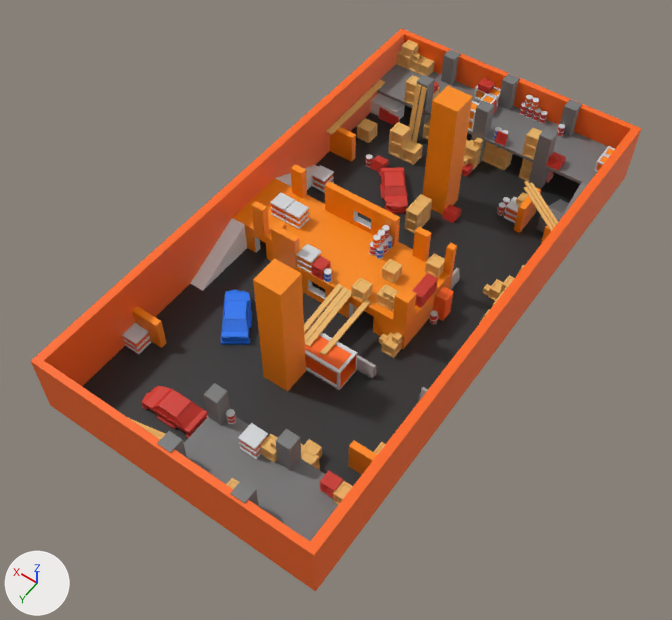
An edit to the glTF model models/gltf/constructionMap.glb, drawn before and after from the same camera.
Both versions are drawn from a 50 mm camera at (-34.8, 63.5, 80.3) aimed at (1.2, 13.1, 1.1). The axes (+X, +Y, +Z) are drawn at lower left. The lights are the same throughout. Where no turn or scale is listed for an object, it has been applied to the vertices.
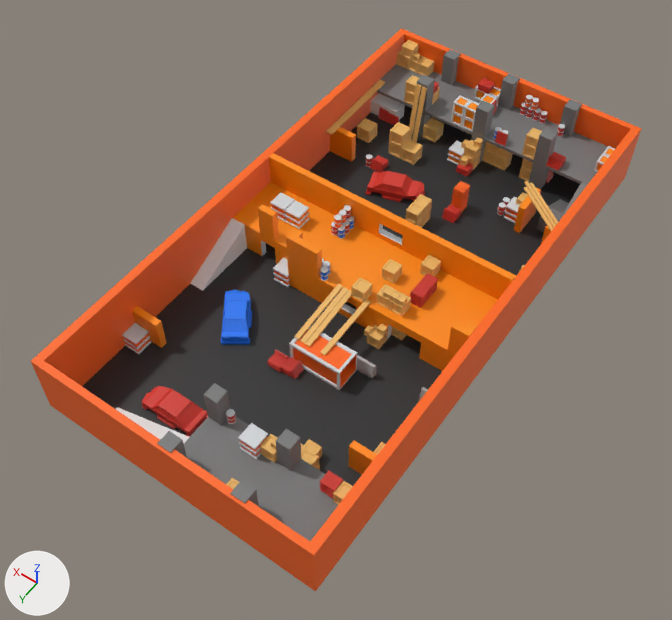
The newer file is also turned or shifted as a whole; pictures and numbers use the older file's frame.

Diff of the bpy script that builds the scene:
```diff
--- a/models/gltf/constructionMap.glb.py
+++ b/models/gltf/constructionMap.glb.py
@@ ob_box_051 @@
 ob_box_051 = bpy.data.objects.new('Box.051', me_cube_231)
-ob_box_051.location = (1.5, 9.8, -1.7)
+ob_box_051.location = (-1.0, 9.8, -1.7)
@@ ob_obj_038 @@
 ob_obj_038 = bpy.data.objects.new('obj.038', me_cube_162)
-ob_obj_038.location = (-7.4, 4.9, 0.1)
+ob_obj_038.location = (-0.5, -10.3, 0.1)
@@ ob_obj_049 @@
-ob_obj_049 = bpy.data.objects.new('obj.049', me_cube_149)
@@ ob_obj_048 @@
-ob_obj_048 = bpy.data.objects.new('obj.048', me_cube_148)
@@ ob_barrel_023 @@
 ob_barrel_023 = bpy.data.objects.new('Barrel.023', me_cylinder_025)
-ob_barrel_023.location = (1.6, 3.1, 3.7)
+ob_barrel_023.location = (6.8, 3.1, 3.7)
@@ ob_barrel_020 @@
 ob_barrel_020 = bpy.data.objects.new('Barrel.020', me_cylinder_022)
-ob_barrel_020.location = (3.8, 10.9, 2.3)
+ob_barrel_020.location = (4.3, 10.9, 2.3)
@@ ob_obj_042 @@
-ob_obj_042 = bpy.data.objects.new('obj.042', me_cube_129)
@@ ob_obj_041 @@
-ob_obj_041 = bpy.data.objects.new('obj.041', me_cube_128)
@@ ob_cube_032 @@
-ob_cube_032 = bpy.data.objects.new('Cube.032', me_cube_126)
@@ ob_cube_030 @@
-ob_cube_030 = bpy.data.objects.new('Cube.030', me_cube_124)
@@ ob_cube_025 @@
-ob_cube_025 = bpy.data.objects.new('Cube.025', me_cube_119)
@@ ob_cube_023 @@
-ob_cube_023 = bpy.data.objects.new('Cube.023', me_cube_117)
@@ ob_cube_022 @@
-ob_cube_022 = bpy.data.objects.new('Cube.022', me_cube_116)
@@ ob_obj_039 @@
 ob_obj_039 = bpy.data.objects.new('obj.039', me_cube_112)
-ob_obj_039.location = (-7.4, 4.9, -1.7)
+ob_obj_039.location = (-0.5, -10.3, -1.7)
@@ ob_cube_019 @@
-ob_cube_019 = bpy.data.objects.new('Cube.019', me_cube_095)
@@ ob_cube_006 @@
 ob_cube_006.location = (7.6, -8.1, -1.7)
-ob_cube_006.rotation_euler = (0.0, 0.0, -2.491)  # degrees (0, 0, -143)
+ob_cube_006.rotation_euler = (0.0, 0.0, -1.263)  # degrees (0, 0, -72)
 ob_cube_006.scale = (4.0, 4.0, 4.0)
@@ ob_bigbox_004 @@
 ob_bigbox_004 = bpy.data.objects.new('BigBox.004', me_cube_009)
-ob_bigbox_004.location = (15.4, -3.9, -1.7)
+ob_bigbox_004.location = (17.2, 0.8, -1.7)
@@ ob_minibox_003 @@
 ob_minibox_003 = bpy.data.objects.new('miniBox.003', me_cube_023)
-ob_minibox_003.location = (-5.9, 11.8, -0.1)
+ob_minibox_003.location = (-4.0, 11.8, -0.1)
@@ ob_minibox_002 @@
 ob_minibox_002 = bpy.data.objects.new('miniBox.002', me_cube_022)
-ob_minibox_002.location = (-4.3, 11.8, -1.7)
+ob_minibox_002.location = (-2.4, 11.8, -1.7)
@@ ob_box_007 @@
 ob_box_007 = bpy.data.objects.new('Box.007', me_cube_021)
-ob_box_007.location = (-5.5, 12.2, -1.7)
+ob_box_007.location = (-3.6, 12.2, -1.7)
@@ ob_box_004 @@
 ob_box_004 = bpy.data.objects.new('Box.004', me_cube_016)
-ob_box_004.location = (-5.0, 3.0, 2.3)
+ob_box_004.location = (-4.6, 3.5, 2.3)
@@ ob_cube_001 @@
 ob_cube_001 = bpy.data.objects.new('Cube.001', me_cube_017)
-ob_cube_001.location = (17.4, 1.8, -1.7)
-ob_cube_001.scale = (4.0, 4.0, 4.0)
+ob_cube_001.location = (3.0, 35.6, -1.7)
+ob_cube_001.rotation_euler = (0.0, 0.0, 1.582)  # degrees (0, 0, 91)
+ob_cube_001.scale = (4.0, 5.24, 4.24)
@@ ob_room @@
-ob_room = bpy.data.objects.new('room', me_cube_004)
@@ ob_obj_006 @@
+ob_obj_006 = bpy.data.objects.new('obj.006', me_cube_065)  # 816 vertices, 1176 faces; spans x -1.12..0.75, y -0.82..0.81, z 0.0..1.36; in mat_4_001 (red #d3382c)
+ob_obj_006.location = (1.7, 20.6, -1.7)
@@ ob_barrel_042 @@
+ob_barrel_042 = bpy.data.objects.new('Barrel.042', me_cylinder_047)  # 96 vertices, 188 faces; spans x -0.44..0.44, y -0.44..0.44, z 0.0..1.4; in mat_blue_002 (blue #2279fa), mat_2_003 (light grey #d3d6d9)
+ob_barrel_042.location = (4.6, 10.1, 2.3)
@@ ob_barrel_041 @@
+ob_barrel_041 = bpy.data.objects.new('Barrel.041', me_cylinder_046)  # 96 vertices, 188 faces; spans x -0.44..0.44, y -0.44..0.44, z 0.0..1.4; in mat_blue_001 (blue #2279fa), mat_2_002 (light grey #d3d6d9)
+ob_barrel_041.location = (5.4, 10.1, 2.3)
@@ ob_room_001 @@
+ob_room_001 = bpy.data.objects.new('room.001', me_cube_064)  # 494 vertices, 992 faces; spans x -26.8..5.2, y -4.0..5.6, z 0.0..8.0; in mat_1_004 (orange #ff8c00), mat_2_001 (light grey #d3d6d9)
+ob_room_001.location = (13.1, 5.8, -1.7)
```

Location of each change, [x1, y1, x2, y2] in pixels of the pictures (672 x 620 px):
'room.001', added (orange): after [232, 153, 516, 371]
'room', deleted (orange): before [232, 164, 457, 349]
'obj.049', deleted: before [253, 258, 306, 391]
'obj.048', deleted: before [423, 86, 473, 215]
'Cube.006', turned: before [379, 167, 408, 214]; after [366, 171, 425, 202]
'Cube.001', moved, turned, rescaled: before [276, 165, 318, 190]; after [116, 407, 190, 444]
'obj.038', moved: before [434, 286, 454, 311]; after [452, 181, 470, 204]
'Box.007', moved: before [381, 333, 403, 358]; after [367, 324, 388, 349]
'Box.004', moved: before [425, 253, 445, 278]; after [420, 255, 441, 277]
'BigBox.004', moved (not visible afterwards): before [311, 165, 334, 193]
'obj.006', added: after [281, 357, 304, 379]
'obj.039', moved: before [433, 303, 452, 321]; after [451, 196, 469, 213]
'obj.042', deleted: before [311, 256, 331, 276]
'miniBox.003', moved: before [392, 332, 403, 344]; after [377, 323, 388, 336]
'Cube.019', deleted: before [129, 418, 184, 444]
'Barrel.020', moved: before [324, 268, 332, 283]; after [320, 266, 328, 281]
'Barrel.023', moved: before [382, 225, 390, 239]; after [343, 205, 351, 219]
'miniBox.002', moved: before [379, 334, 387, 344]; after [364, 325, 372, 336]
'Barrel.042', added: after [322, 261, 330, 274]
'obj.041', deleted: before [311, 268, 331, 280]
'Box.051', moved (not visible afterwards): before [353, 305, 358, 313]
'Cube.030', deleted: before [495, 291, 504, 302]
